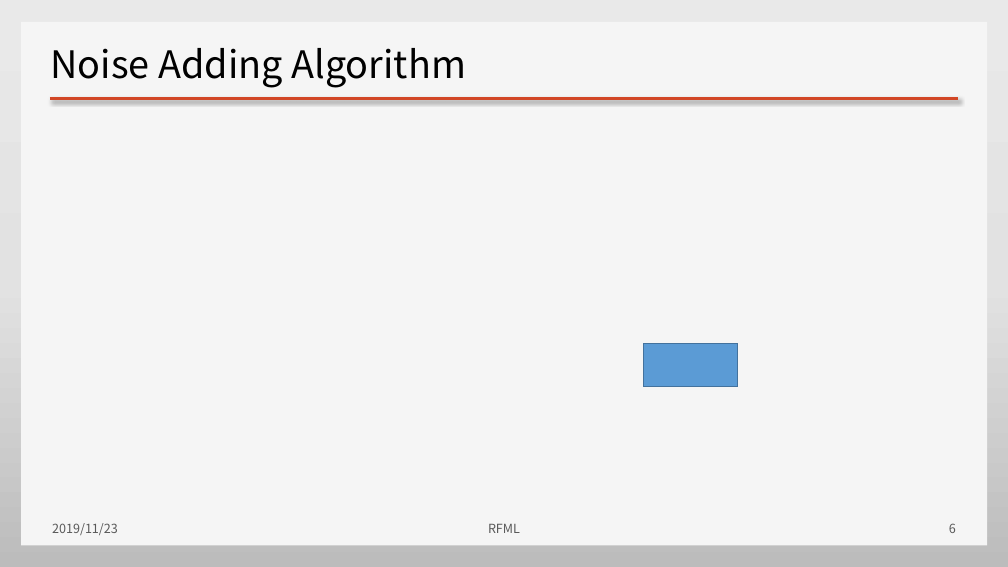
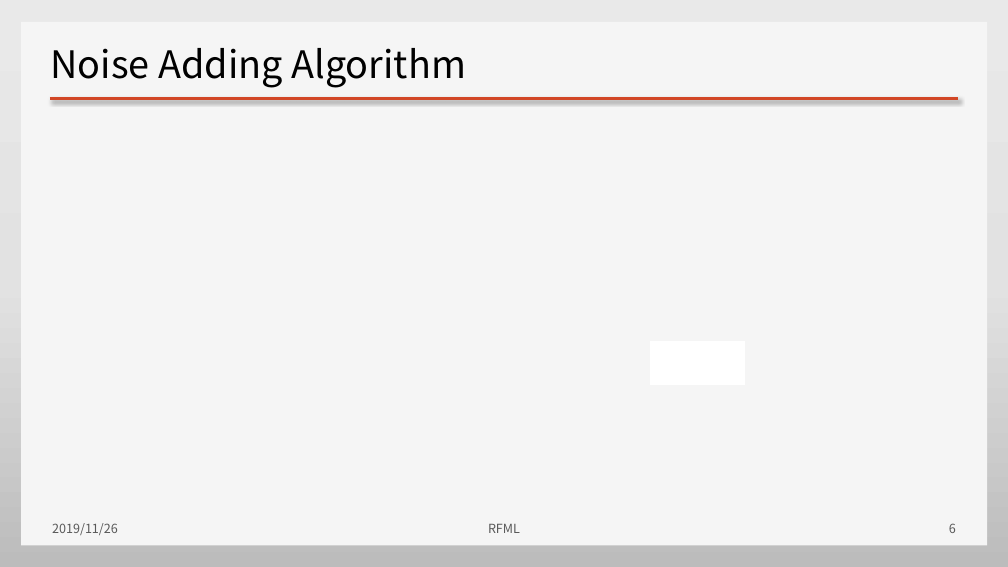
Before and after one commit to HAL-42/RFML, a slide deck: slide 6 of doc/RFML_1109.pptx. Drawn at 1008x567 pixels with LibreOffice and Linux fonts; fonts in the diff are those of the drawing; background and template pictures are left out. Boxes give left, top, right and bottom in pixels: in the first picture for what was removed or moved away, otherwise in the second. Text is boxed around its words. In the diff, an @@ line names an element or a change of style, - is before the commit and + after.

```diff
--- a/doc/RFML_1109.pptx
+++ b/doc/RFML_1109.pptx
@@ rectangle moved from (x1=644, y1=343, x2=738, y2=386) to (x1=651, y1=341, x2=746, y2=384) @@
@@ rectangle at (x1=651, y1=341, x2=746, y2=384): fill #5B9BD5 to #FFFFFF; outline #43739E 1 pt to #FFFFFF 1 pt @@
@@ text at (x1=52, y1=523, x2=118, y2=535): text changed @@
-2019/11/23
+2019/11/26
```
Also in this commit, not shown: 13 other slides changed, 1 other file.
